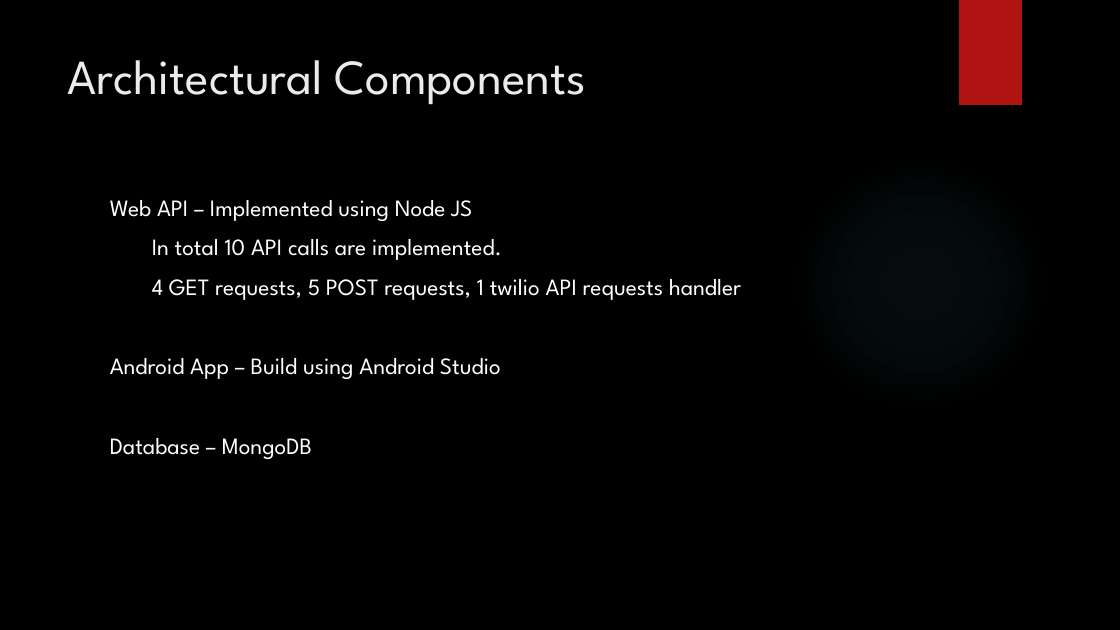
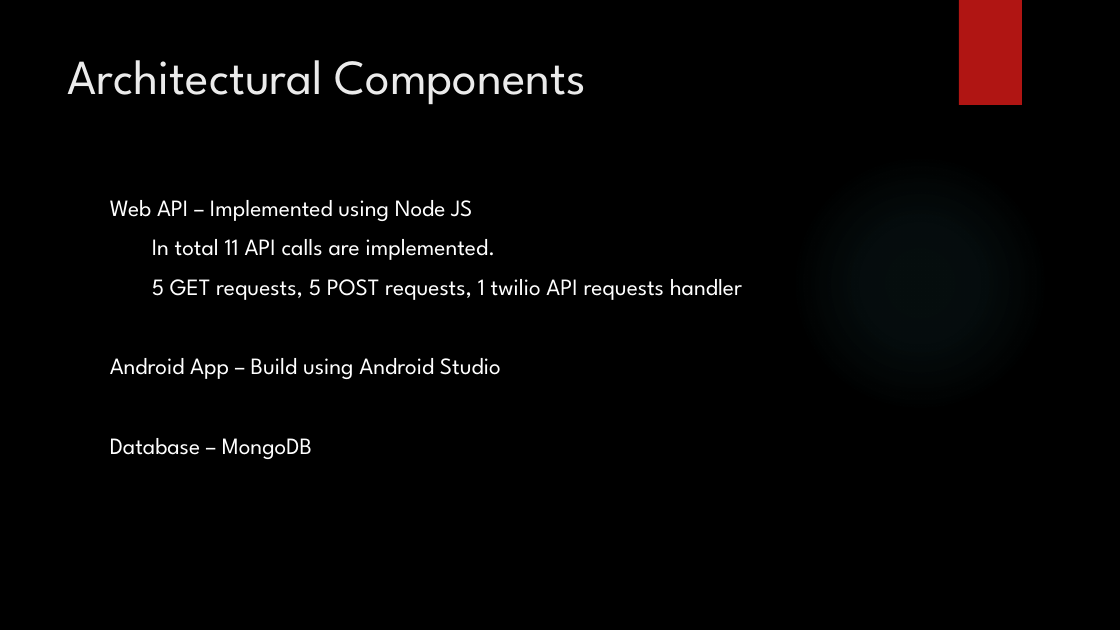
Before and after one commit to durgaabhay/RestaurantBooking, a slide deck: slide 5 of Group1_Awesome_food.pptx. Drawn at 1120x630 pixels with LibreOffice and Linux fonts; fonts in the diff are those of the drawing; background and template pictures are left out. Boxes give left, top, right and bottom in pixels: in the first picture for what was removed or moved away, otherwise in the second. Text is boxed around its words. In the diff, an @@ line names an element or a change of style, - is before the commit and + after.

```diff
--- a/Group1_Awesome_food.pptx
+++ b/Group1_Awesome_food.pptx
@@ text at box(152, 239, 742, 300): text changed @@
-In total 10 API calls are implemented.
-4 GET requests, 5 POST requests, 1 twilio API requests handler
+In total 11 API calls are implemented.
+5 GET requests, 5 POST requests, 1 twilio API requests handler
```
Also in this commit, not shown: 17 other files.
